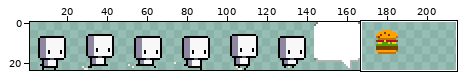
Edited in one commit: sprite sheet (resources/sprites/spritesheet.png). The first picture is a wide view before the edit; the outline marks the close-up.
Close-up. Old version:
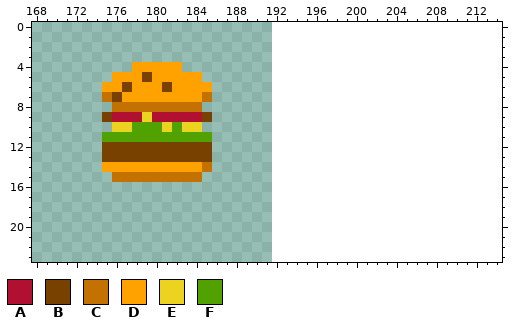
The file is 192x24 pixels. Shown: x 168..214, y 0..23. The old version is drawn lined up with the new one, on the new canvas. The wide view leaves out empty margins.
Palette (. is transparent): A #b21030  B #794100  C #c37100  D #ffa200  E #ebd320  F #51a200
Pixels before, first column x 175:
 4 ...DDDDD...
 5 .DDDBDDDDD.
 6 DDBDDDBDDDD
 7 CBDDDDDDDDC
 8 .CCCCCCCCC.
 9 BAAAEAAAAAB
10 .EEFFFEFEE.
11 FFFFFFFFFFF
12 BBBBBBBBBBB
13 BBBBBBBBBBB
14 DDDDDDDDDDC
15 .CCCCCCCCC.
After the commit:
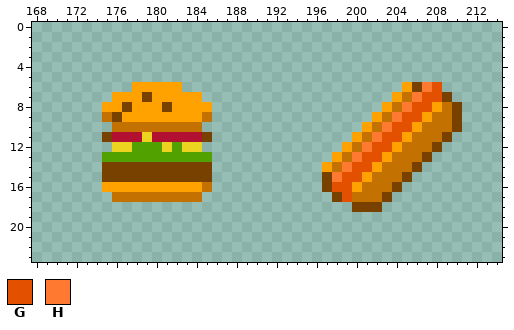
Colours new in this view: G #e35100  H #ff7930
Edits made:
canvas 192x24 -> 216x24
y 4: x 178..182 DDDDD -> .....
y 5: x 176..184 DDDBDDDDD -> .........
y 6: x 175..177 DDB -> ...; x 181 B -> D; x 183..185 DDD -> ...; x 205..208 .... -> DBHG
y 7: x 175..176 CB -> .D; x 179 D -> B; x 185 C -> .; x 204..209 ...... -> DCHGGB
y 8: x 175..185 .CCCCCCCCC. -> DDBDDDBDDDD; x 203..210 ........ -> DCHGGDCB
y 9: x 175..185 BAAAEAAAAAB -> CBDDDDDDDDC; x 202..210 ......... -> DCHGGDCCB
y 10: x 176..184 EEFFFEFEE -> CCCCCCCCC; x 201..210 .......... -> DCHGGDCCCB
y 11: x 175..185 FFFFFFFFFFF -> BAAAEAAAAAB; x 200..209 .......... -> DCHGGDCCCB
y 12: x 175..185 BBBBBBBBBBB -> .EEFFFEFEE.; x 199..208 .......... -> DCHGGDCCCB
y 13: x 175..185 BBBBBBBBBBB -> FFFFFFFFFFF; x 198..207 .......... -> DCHGGDCCCB
y 14: x 175..185 DDDDDDDDDDC -> BBBBBBBBBBB; x 197..206 .......... -> DCHGGDCCCB
y 15: x 175..185 .CCCCCCCCC. -> BBBBBBBBBBB; x 197..205 ......... -> BHGGDCCCB
y 16: x 175..185 ........... -> DDDDDDDDDDC; x 197..204 ........ -> BGGDCCCB
y 17: x 176..184 ......... -> CCCCCCCCC; x 198..203 ...... -> BGCCCB
y 18: x 200..202 ... -> BBB
Changed places in both close-ups, as pixel boxes (x1, y1, x2, y2):
changed: (102, 62, 212, 202)
added: (322, 82, 462, 212)
